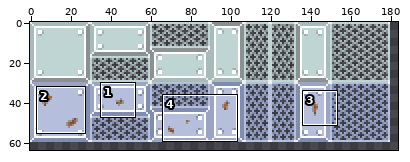
File history of a sprite sheet, Shoot_Em_Up/assets/textures/Walls.png. The first picture is a wide view before the edit; the outline marks the close-up.
Close-up. The starting point:
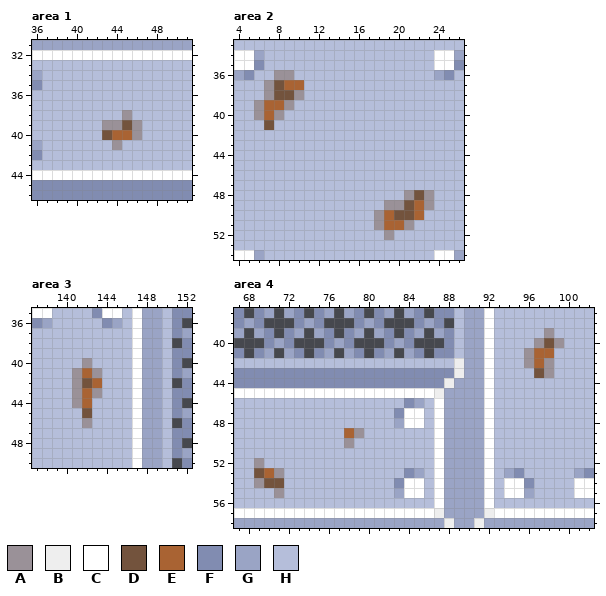
The file is 210x150 pixels. Colours within 5 levels of each other are drawn and written as one. Shown: area 1: x 36..51, y 31..46; area 2: x 4..26, y 33..54; area 3: x 137..152, y 35..50; area 4: x 67..102, y 37..58. The wide view leaves out empty margins.
Palette (. is transparent): A #9a9198  B #eeeeee  C #ffffff  D #73533d  E #a96333  F #818cb1  G #9aa4c5  H #b5beda
Pixels before, area 1, first column x 36:
31 GGGGGGGGGGGGGGGG
32 CCCCCCCCCCCCCCCC
33 HHHHHHHHHHHHHHHH
34 GHHHHHHHHHHHHHHH
35 FHHHHHHHHHHHHHHH
36 HHHHHHHHHHHHHHHH
37 HHHHHHHHHHHHHHHH
38 HHHHHHHHHAHHHHHH
39 HHHHHHHAADAHHHHH
40 HHHHHHHDEEAHHHHH
41 GHHHHHHHAHHHHHHH
42 FHHHHHHHHHHHHHHH
43 HHHHHHHHHHHHHHHH
44 CCCCCCCCCCCCCCCC
45 FFFFFFFFFFFFFFFF
46 FFFFFFFFFFFFFFFF
Pixels before, area 2, first column x 4:
33 HHHHHHHHHHHHHHHHHHHHHHH
34 CCGHHHHHHHHHHHHHHHHHCCG
35 CCFHHHHHHHHHHHHHHHHHCCF
36 GFHHAAHHHHHHHHHHHHHHGFH
37 HHHADEEHHHHHHHHHHHHHHHH
38 HHHADDAHHHHHHHHHHHHHHHH
39 HHAEEAHHHHHHHHHHHHHHHHH
40 HHAEAHHHHHHHHHHHHHHHHHH
41 HHHDHHHHHHHHHHHHHHHHHHH
42 HHHHHHHHHHHHHHHHHHHHHHH
43 HHHHHHHHHHHHHHHHHHHHHHH
44 HHHHHHHHHHHHHHHHHHHHHHH
45 HHHHHHHHHHHHHHHHHHHHHHH
46 HHHHHHHHHHHHHHHHHHHHHHH
47 HHHHHHHHHHHHHHHHHHHHHHH
48 HHHHHHHHHHHHHHHHHADAHHH
49 HHHHHHHHHHHHHHHAADEAHHH
50 HHHHHHHHHHHHHHAEDDEHHHH
51 HHHHHHHHHHHHHHAEEAHHHHH
52 HHHHHHHHHHHHHHHAHHHHHHH
53 HHHHHHHHHHHHHHHHHHHHHHH
54 CCGHHHHHHHHHHHHHHHHHCCG
Pixels before, area 3, first column x 137:
35 CCHHHHFCCHCGGHFF
36 FGHHHHHFGHCGGHF.
37 HHHHHHHHHHCGGHFG
38 HHHHHHHHHHCGGH.F
39 HHHHHHHHHHCGGHFF
40 HHHHHAHHHHCGGHF.
41 HHHHAEAHHHCGGHFG
42 HHHHADEHHHCGGH.F
43 HHHHAEAHHHCGGHFF
44 HHHHAEHHHHCGGHF.
45 HHHHHDHHHHCGGHFG
46 HHHHHAHHHHCGGH.F
47 HHHHHHHHHHCGGHFF
48 HHHHHHHHHHCGGHF.
49 HHHHHHHHHHCGGHFG
50 HHHHHHHHHHCGGH.F
Pixels before, area 4, first column x 67:
37 F.FG.GF.FG.GF.FG.GF.FFHGGCHHHHHHHHHH
38 FGF...FGF...FGF...FGF.HGGCHHHHHHHHHH
39 G.GF.FG.GF.FG.GF.FG.GFHGGCHHHHHAHHHH
40 ...FGF...FGF...FGF...FHGGCHHHHADAHHH
41 F.FG.GF.FG.GF.FG.GF.FFHGGCHHHAEEHHHH
42 HHHHHHHHHHHHHHHHHHHHHHBGGCHHHAEAHHHH
43 FFFFFFFFFFFFFFFFFFFFFFBGGCHHHHDAHHHH
44 FFFFFFFFFFFFFFFFFFFFFBGGGCHHHHHHHHHH
45 CCCCCCCCCCCCCCCCCCCCBGGGGCHHHHHHHHHH
46 HHHHHHHHHHHHHHHHHFGHCGGGGCHHHHHHHHHH
47 HHHHHHHHHHHHHHHHFCCHCGGGGCHHHHHHHHHH
48 HHHHHHHHHHHHHHHHGCCHCGGGGCHHHHHHHHHH
49 HHHHHHHHHHHEAHHHHHHHCGGGGCHHHHHHHHHH
50 HHHHHHHHHHHAHHHHHHHHCGGGGCHHHHHHHHHH
51 HHHHHHHHHHHHHHHHHHHHCGGGGCHHHHHHHHHH
52 HHAHHHHHHHHHHHHHHHHHCGGGGCHHHHHHHHHH
53 HHDEAHHHHHHHHHHHHFGHCGGGGCHGFHHHHHGF
54 HHADDHHHHHHHHHHHFCCHCGGGGCHCCFHHHHCC
55 HHHHAHHHHHHHHHHHGCCHCGGGGCHCCGHHHHCC
56 HHHHHHHHHHHHHHHHHHHHCGGGGCHHHHHHHHHH
57 CCCCCCCCCCCCCCCCCCCCBGGGGBCCCCCCCCCC
58 GGGGGGGGGGGGGGGGGGGGGBGGBGGGGGGGGGGG
After:
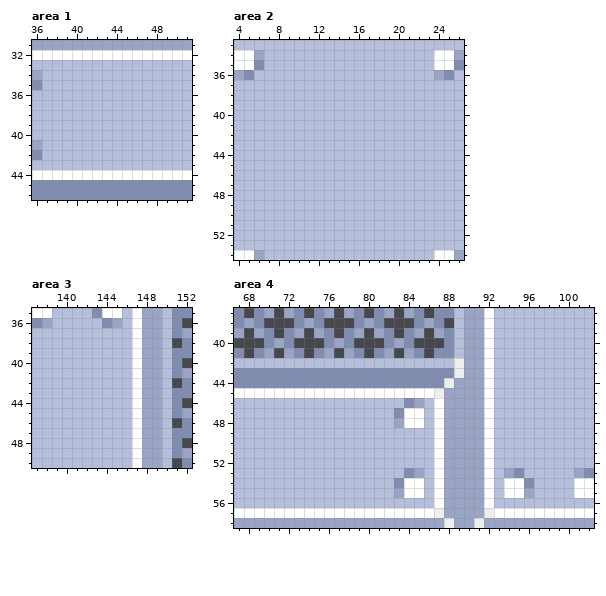
From old to new:
{"where": "area 1"}
{"y":38,"x":45,"old":"A","new":"H"}
{"y":39,"x":43,"old":"AADA","new":"HHHH"}
{"y":40,"x":43,"old":"DEEA","new":"HHHH"}
{"y":41,"x":44,"old":"A","new":"H"}
{"where": "area 2"}
{"y":36,"x":8,"old":"AA","new":"HH"}
{"y":37,"x":7,"old":"ADEE","new":"HHHH"}
{"y":38,"x":7,"old":"ADDA","new":"HHHH"}
{"y":39,"x":6,"old":"AEEA","new":"HHHH"}
{"y":40,"x":6,"old":"AEA","new":"HHH"}
{"y":41,"x":7,"old":"D","new":"H"}
{"y":48,"x":21,"old":"ADA","new":"HHH"}
{"y":49,"x":19,"old":"AADEA","new":"HHHHH"}
{"y":50,"x":18,"old":"AEDDE","new":"HHHHH"}
{"y":51,"x":18,"old":"AEEA","new":"HHHH"}
{"y":52,"x":19,"old":"A","new":"H"}
{"where": "area 3"}
{"y":40,"x":142,"old":"A","new":"H"}
{"y":41,"x":141,"old":"AEA","new":"HHH"}
{"y":42,"x":141,"old":"ADE","new":"HHH"}
{"y":43,"x":141,"old":"AEA","new":"HHH"}
{"y":44,"x":141,"old":"AE","new":"HH"}
{"y":45,"x":142,"old":"D","new":"H"}
{"y":46,"x":142,"old":"A","new":"H"}
{"where": "area 4"}
{"y":39,"x":98,"old":"A","new":"H"}
{"y":40,"x":97,"old":"ADA","new":"HHH"}
{"y":41,"x":96,"old":"AEE","new":"HHH"}
{"y":42,"x":96,"old":"AEA","new":"HHH"}
{"y":43,"x":97,"old":"DA","new":"HH"}
{"y":49,"x":78,"old":"EA","new":"HH"}
{"y":50,"x":78,"old":"A","new":"H"}
{"y":52,"x":69,"old":"A","new":"H"}
{"y":53,"x":69,"old":"DEA","new":"HHH"}
{"y":54,"x":69,"old":"ADD","new":"HHH"}
{"y":55,"x":71,"old":"A","new":"H"}
